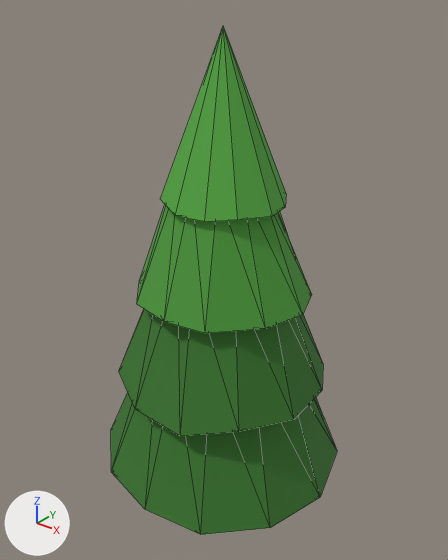
A saved change to the glTF model public/models/tree_pine.glb.
Before and after are seen from a camera (50 mm lens) standing at (3.72, -4.65, 5.87) and looking at (-0.08, 0.09, 2.93). The lights are fixed; the arrows at lower left show +X, +Y and +Z. The picture after the commit comes second. Mesh edges are drawn as thin lines. Vertices at exactly the same position are counted once.

Names of what the first picture shows: 'TreePine'.
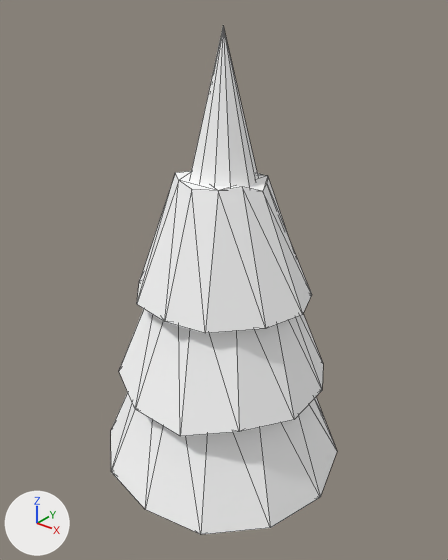
Where the newer file only moved an object's origin or applied its transform, the numbers keep the older frame.

Boxes [x1, y1, x2, y2] around the edits, measured in the pictures (448 x 560 px; the box of a moved part takes in the faces that stretch with it):
'TreePine', reshaped
    before: [111, 26, 337, 534]
    after: [111, 27, 337, 534]
part 1 of me_treepine, moved or reshaped
    before: [160, 26, 286, 222]
    after: [190, 27, 258, 188]
part 2 of me_treepine, recoloured (dark green to white)
    before: [111, 205, 337, 534]
    after: [111, 171, 337, 534]
part 3 of me_treepine, recoloured (green to white)
    before: [111, 205, 337, 534]
    after: [111, 171, 337, 534]

Diff of the bpy script that builds the scene:
```diff
--- a/public/models/tree_pine.glb.py
+++ b/public/models/tree_pine.glb.py
@@ mat_ftn_foliage @@
+mat_ftn_foliage = bpy.data.materials.new('FTN_Foliage')
+mat_ftn_foliage.use_nodes = True; mat_ftn_foliage.node_tree.nodes.clear()
+_N = mat_ftn_foliage.node_tree.nodes; _L = mat_ftn_foliage.node_tree.links
+n0 = _N.new('ShaderNodeBsdfPrincipled'); n0.name = 'Principled BSDF'
+n0.inputs[2].default_value = 0.9  # 'Roughness'
+n1 = _N.new('ShaderNodeOutputMaterial'); n1.name = 'Material Output'
+n2 = _N.new('ShaderNodeVertexColor'); n2.name = 'Color Attribute'
+_L.new(n0.outputs[0], n1.inputs[0])  # 'BSDF' to 'Surface'
+_L.new(n2.outputs[0], n0.inputs[0])  # 'Color' to 'Base Color'
@@ me_treepine @@
 me_treepine.from_pydata(...)  # 101 vertices, 182 faces; spans x -1.36..1.35, y -1.39..1.4, z -0.07..5.49
 # used by ob_treepine; location = (0.0, 0.0, 0.0)
+# me_treepine part 1
+# 12 vertices are removed from x -0.65..0.66, y -0.65..0.62, z 3.86..3.94
+# 22 faces are deleted
+# 12 vertices are added at x -0.47..0.48, y -0.47..0.44, z 3.56..3.64
+# 22 new faces join them, mat_ftn_foliage
+# me_treepine part 2: 132 kept faces spanning x -1.36..1.35, y -1.39..1.4, z 0.75..4.14 get new vertex colours; the middle colour goes from dark green #37752a to white #ffffff
+# me_treepine part 3: 132 faces spanning x -1.36..1.35, y -1.39..1.4, z 0.75..4.14 switch from mat_ftn_prop to mat_ftn_foliage
```
